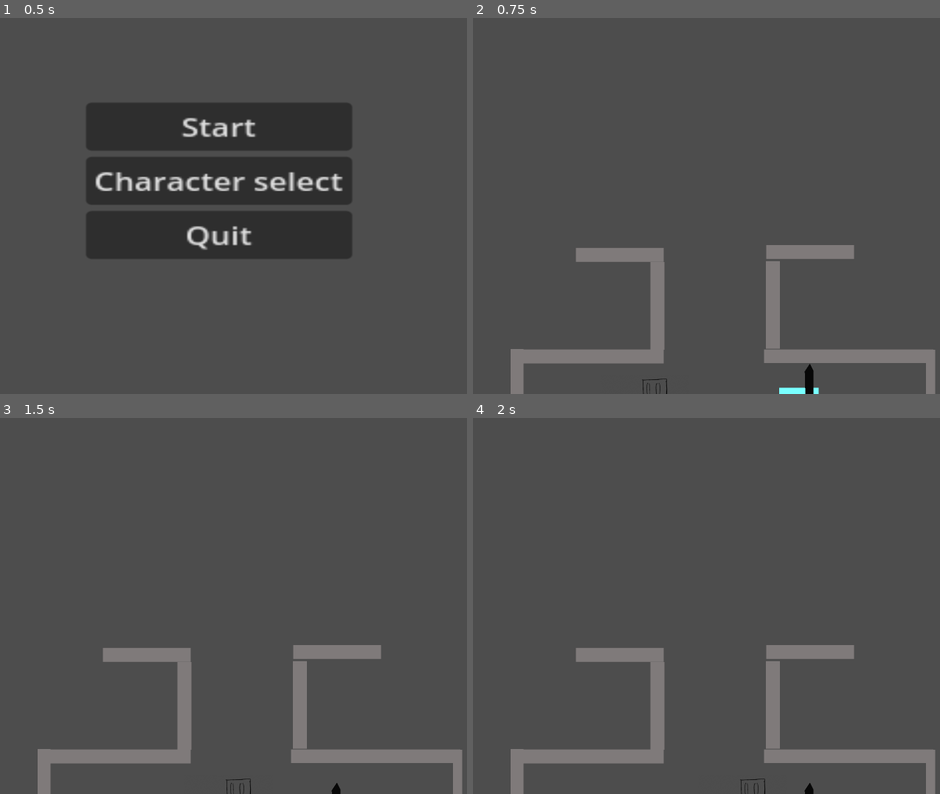
Above: before the commit, frames 1-4 (two rows, left to right).
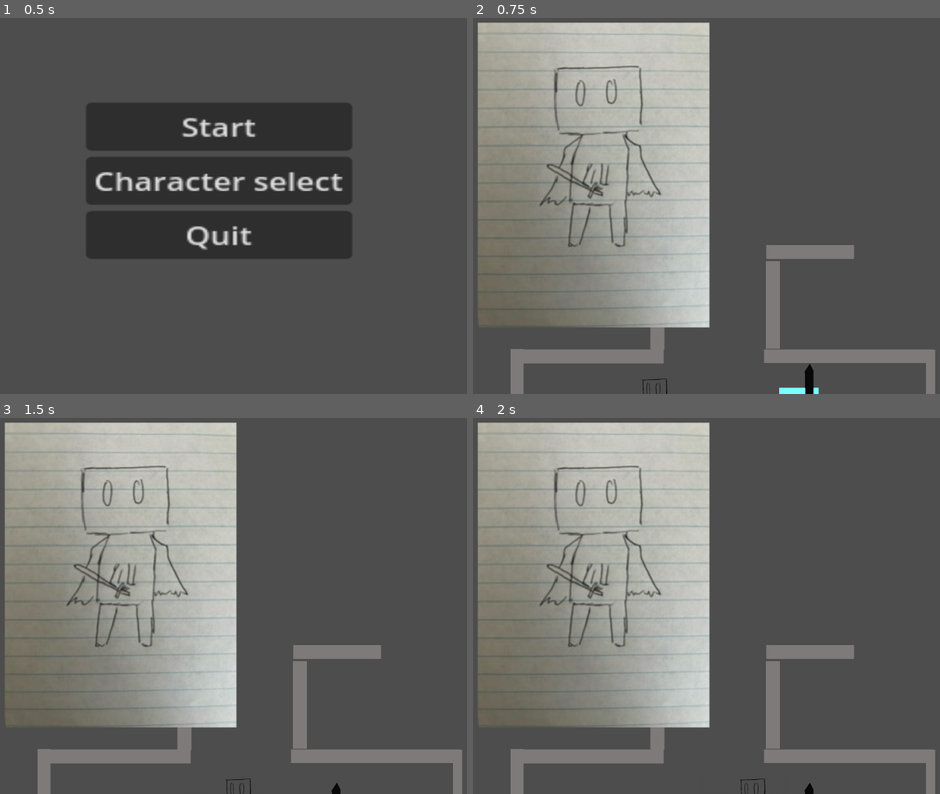
Above: after the commit, the same moments.

Repository: Thedabbit/Rpg-Project-2
Game: Godot game, scene res://Menu.tscn
Same seed, same stepped clock (60 frames per second), same inputs: the game is played once before the commit and once after it.
Inputs:
- Up to frame 1 (0.5 s): no input
- Up to frame 2 (0.75 s): click "Start" at 0.5 s
- Up to frame 3 (1.5 s): tap Enter at 1.25 s; hold D (Right1) from 1.28 s (still down); tap , (Down2) at 1.35 s
- Up to frame 4 (2 s): keep holding D (Right1)

Frame 1 is identical in both runs. In frame 2, 39% of the frame differs, in the area x 0-51%, y 1-83%; in frame 3, 39%; in frame 4, 39%.

Commit message:
uhh i added swordsman but i dont know what i'm doing

Diff:
--- a/Menu.tscn
+++ b/Menu.tscn
@@ -17,7 +17,6 @@
 script = ExtResource("1_j8umm")
 
 [node name="VBoxContainer" type="VBoxContainer" parent="."]
-z_index = 1
 z_as_relative = false
 layout_mode = 1
 offset_left = 596.0
--- /dev/null
+++ b/Swordsman.gd
@@ -0,0 +1 @@
+extends CharacterBody2D
--- /dev/null
+++ b/Swordsman.tscn
@@ -0,0 +1,20 @@
+[gd_scene load_steps=4 format=3 uid="uid://cxupketlgjvyv"]
+
+[ext_resource type="Script" path="res://Swordsman.gd" id="1_ekksw"]
+[ext_resource type="Texture2D" uid="uid://coi0v17xgs0l4" path="res://image4.jpeg" id="1_xiksw"]
+
+[sub_resource type="RectangleShape2D" id="RectangleShape2D_tp1bu"]
+size = Vector2(806, 1081)
+
+[node name="Swordsman" type="CharacterBody2D"]
+script = ExtResource("1_ekksw")
+
+[node name="Swordsman" type="Sprite2D" parent="."]
+position = Vector2(680, 726)
+rotation = 1.5708
+scale = Vector2(3.3625, 3.4)
+texture = ExtResource("1_xiksw")
+
+[node name="CollisionShape2D" type="CollisionShape2D" parent="."]
+position = Vector2(678, 725.5)
+shape = SubResource("RectangleShape2D_tp1bu")
--- a/main_level.tscn
+++ b/main_level.tscn
@@ -1,9 +1,10 @@
-[gd_scene load_steps=18 format=3 uid="uid://516gqlocb1b"]
+[gd_scene load_steps=19 format=3 uid="uid://516gqlocb1b"]
 
 [ext_resource type="Script" path="res://main_level.gd" id="1_xq160"]
 [ext_resource type="Script" path="res://CharacterBody2D.gd" id="2_f65lu"]
 [ext_resource type="Script" path="res://CharacterBody2D2.gd" id="3_ovpcs"]
 [ext_resource type="Texture2D" uid="uid://cygqrkdslgcbt" path="res://image1-removebg-preview.png" id="3_xeddc"]
+[ext_resource type="PackedScene" uid="uid://cxupketlgjvyv" path="res://Swordsman.tscn" id="5_nuhqg"]
 
 [sub_resource type="RectangleShape2D" id="RectangleShape2D_80iri"]
 size = Vector2(282, 224)
@@ -151,9 +152,6 @@
 position = Vector2(28.0001, 288.5)
 shape = SubResource("RectangleShape2D_4rgix")
 
-[node name="test sprite" type="CharacterBody2D" parent="."]
-position = Vector2(1478, 1622)
-
 [node name="Starting room exit wall" type="StaticBody2D" parent="."]
 position = Vector2(874, 1035)
 
@@ -209,3 +207,5 @@
 shape = SubResource("RectangleShape2D_1okwh")
 
 [node name="Polygon2D" type="Polygon2D" parent="."]
+
+[node name="Swordsman" parent="." instance=ExtResource("5_nuhqg")]
--- a/project.godot
+++ b/project.godot
@@ -12,7 +12,7 @@
 
 config/name="Coding Project"
 run/main_scene="res://Menu.tscn"
-config/features=PackedStringArray("4.1", "Forward Plus")
+config/features=PackedStringArray("4.2", "Forward Plus")
 config/icon="res://icon.svg"
 
 [display]
